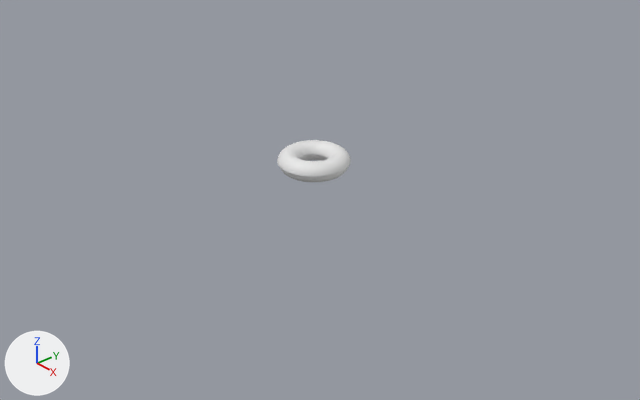
What one commit did to the Blender file 16_blender/donut.blend.
The view is the same before and after, from a camera (50 mm lens) standing at (23.8, -20.4, 14.5) and looking at (0.7, -0.3, -1.3). The lights are fixed; the arrows at lower left show +X, +Y and +Z.
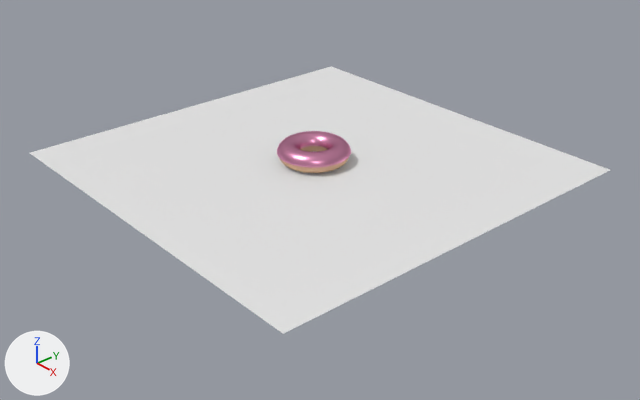
Edits to the bpy script that builds the scene:
```text
Add mat_material_002:
    mat_material_002 = bpy.data.materials.new('Material.002')
    mat_material_002.use_nodes = True; mat_material_002.node_tree.nodes.clear()
    _N = mat_material_002.node_tree.nodes; _L = mat_material_002.node_tree.links
    n0 = _N.new('ShaderNodeOutputMaterial'); n0.name = 'Material Output'
    n1 = _N.new('ShaderNodeBsdfAnisotropic'); n1.name = 'Glossy BSDF'
    n1.distribution = 'GGX'
    n1.inputs[0].default_value = (0.8, 0.323, 0.519, 1.0)  # 'Color', pink #e79abf
    n1.inputs[1].default_value = 0.338  # 'Roughness'
    _L.new(n1.outputs[0], n0.inputs[0])  # 'BSDF' to 'Surface'
Change me_torus_001:
    where me_torus_001.from_pydata(...)  # 336 vertices, 288 faces; spans x -1.4..1.4, y -1.41..1.39, z 0.01..0.41
    add me_torus_001.materials.append(mat_material_002)
Add me_plane:
    me_plane.from_pydata([(-1.0, -1.0, 0.0), (1.0, -1.0, 0.0), (-1.0, 1.0, 0.0), (1.0, 1.0, 0.0)], [], [(0, 1, 3, 2)])
Change ob_torus_001:
    ob_torus_001.location: (0.0, 0.0, -0.02) -> (0.0, 0.0, 0.37)
Add ob_plane:
    ob_plane = bpy.data.objects.new('Plane', me_plane)
    ob_plane.location = (0.0, 0.0, 0.0)
    ob_plane.scale = (-8.01, -8.01, -8.01)
```

Location of each change, (x1, y1, x2, y2) in pixels of the pictures (640 x 400 px):
'Plane', added: after (30, 67, 610, 334)
'Torus.001', recoloured, moved: before (277, 140, 351, 177); after (277, 131, 351, 168)
